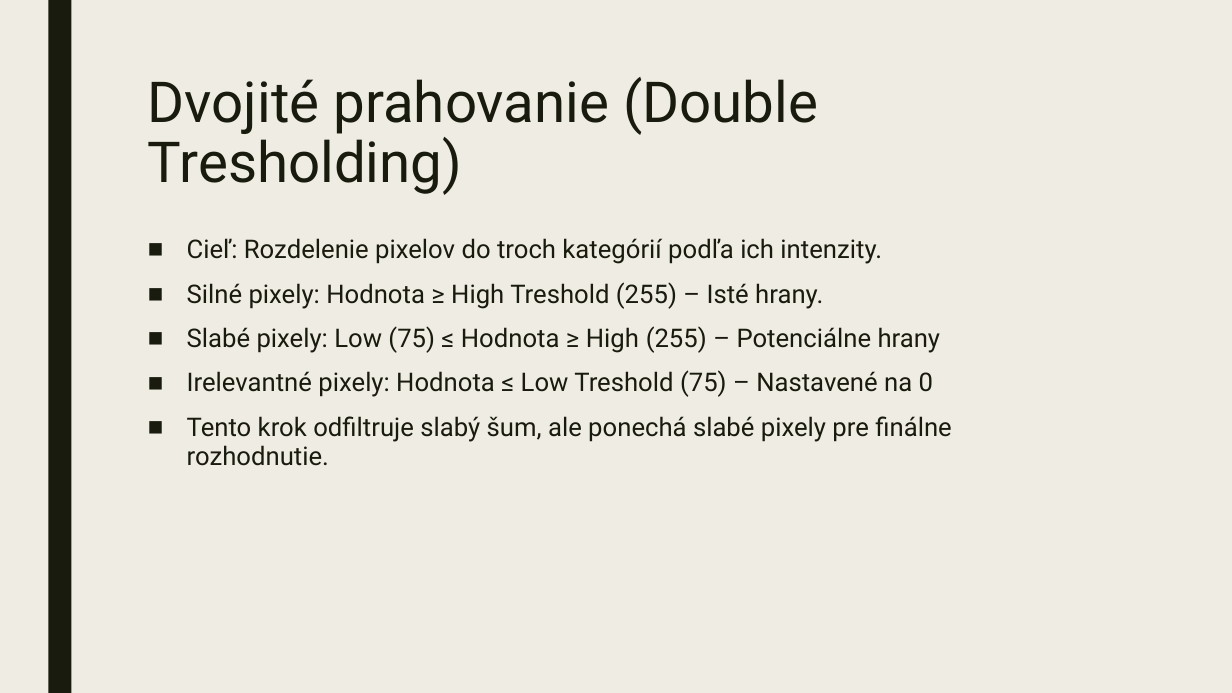
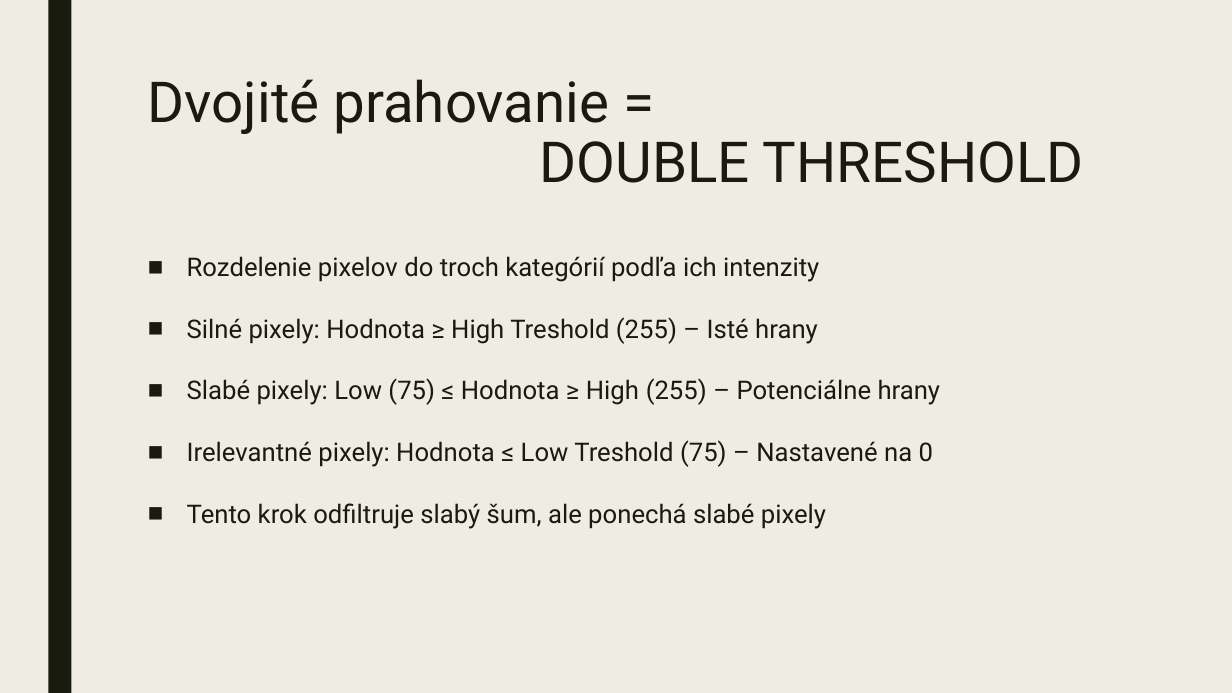
Before and after one commit to D0mc1c1/psvo_Maslen_Kormanikova, a slide deck: slide 10 of Zadanie_3/Canny detector hrán.pptx. Drawn at 1232x693 pixels with LibreOffice and Linux fonts; fonts in the diff are those of the drawing. Boxes give left, top, right and bottom in pixels: in the first picture for what was removed or moved away, otherwise in the second. Text is boxed around its words. In the diff, an @@ line names an element or a change of style, - is before the commit and + after.

```diff
--- a/Zadanie_3/Canny detector hrán.pptx
+++ b/Zadanie_3/Canny detector hrán.pptx
@@ title at box(148, 79, 1084, 183): text changed @@
-Dvojité prahovanie (Double Tresholding)
+Dvojité prahovanie =
+DOUBLE THRESHOLD
@@ text at box(187, 256, 819, 344): text changed @@
-■ Cieľ: Rozdelenie pixelov do troch kategórií podľa ich intenzity.
-■ Silné pixely: Hodnota ≥ High Treshold (255) – Isté hrany.
+■ Rozdelenie pixelov do troch kategórií podľa ich intenzity
+■ Silné pixely: Hodnota ≥ High Treshold (255) – Isté hrany
@@ text at box(187, 378, 941, 467): line spacing 0.94 to 1.5 @@
@@ text at box(187, 503, 826, 529): text changed @@
-■ Tento krok odfiltruje slabý šum, ale ponechá slabé pixely pre finálne rozhodnutie.
+■ Tento krok odfiltruje slabý šum, ale ponechá slabé pixely
```
Also in this commit, not shown: 2 other slides changed, 2 slides added, 1 slide removed.
